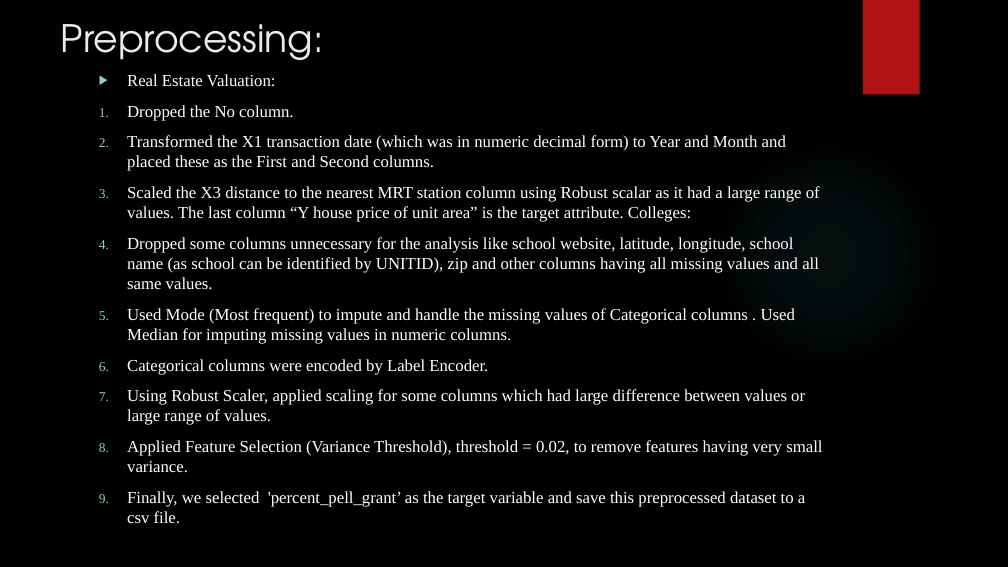
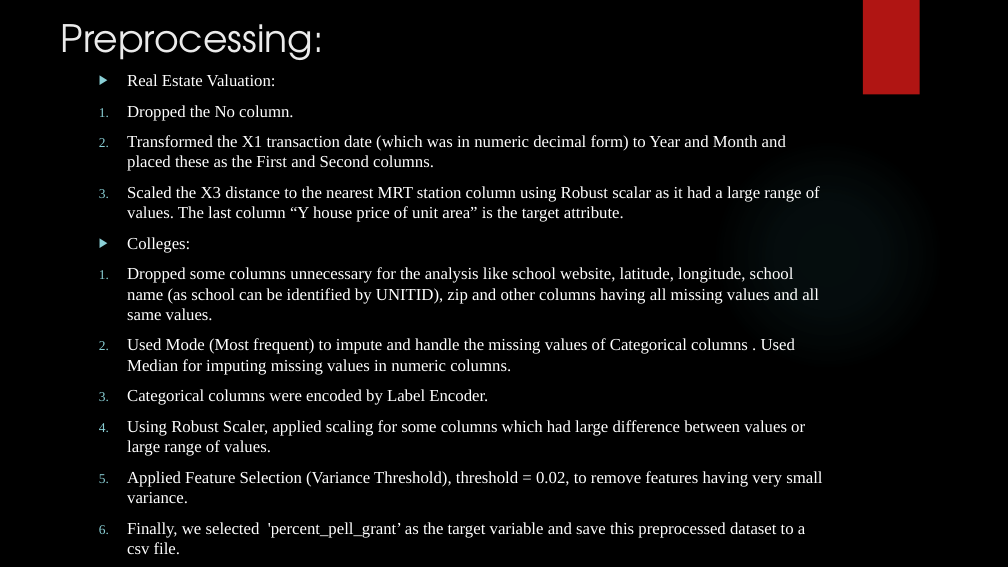
Before and after one commit to amanfc7/Machine-Learaning, a slide deck: slide 3 of ex2/Exercise_2_ppt.pptx. Drawn at 1008x567 pixels with LibreOffice and Linux fonts; fonts in the diff are those of the drawing; background and template pictures are left out. Boxes give left, top, right and bottom in pixels: in the first picture for what was removed or moved away, otherwise in the second. Text is boxed around its words. In the diff, an @@ line names an element or a change of style, - is before the commit and + after.

Commit message:
presentation

```diff
--- a/ex2/Exercise_2_ppt.pptx
+++ b/ex2/Exercise_2_ppt.pptx
@@ text at (127, 186, 820, 253): text changed @@
-3. Scaled the X3 distance to the nearest MRT station column using Robust scalar as it had a large range of values. The last column “Y house price of unit area” is the target attribute. Colleges:
+3. Scaled the X3 distance to the nearest MRT station column using Robust scalar as it had a large range of values. The last column “Y house price of unit area” is the target attribute.
+▶ Colleges:
```
Also in this commit, not shown: 1 other slide changed, 1 slide added.
